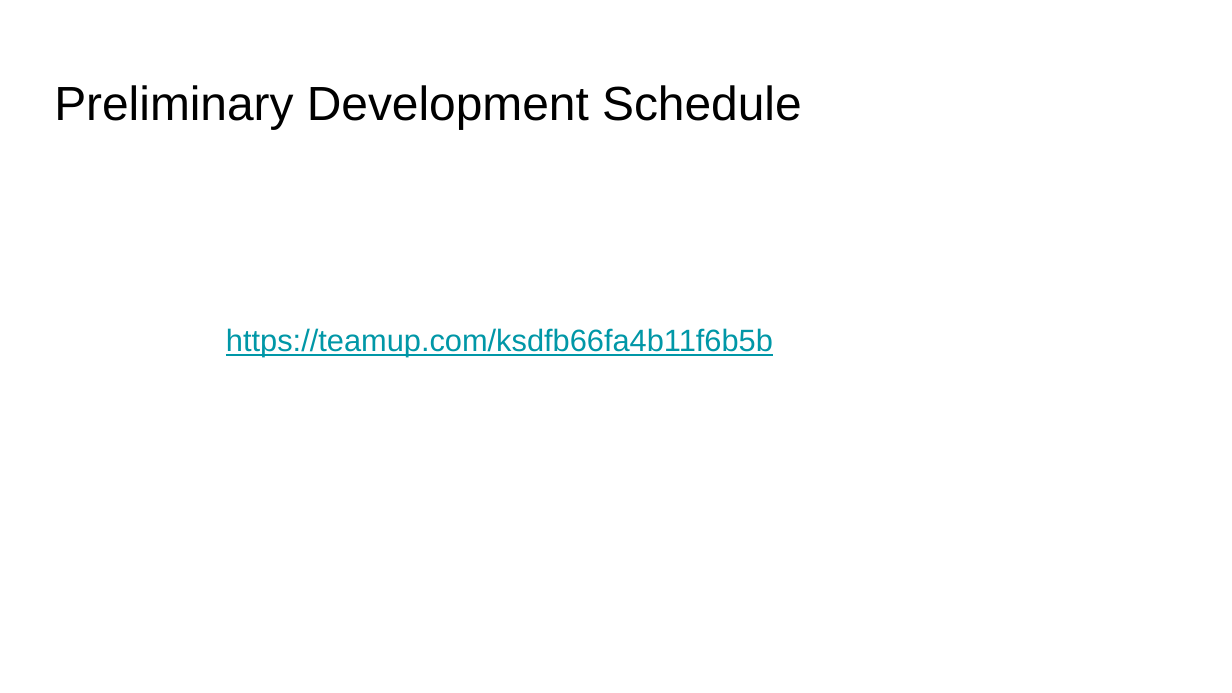
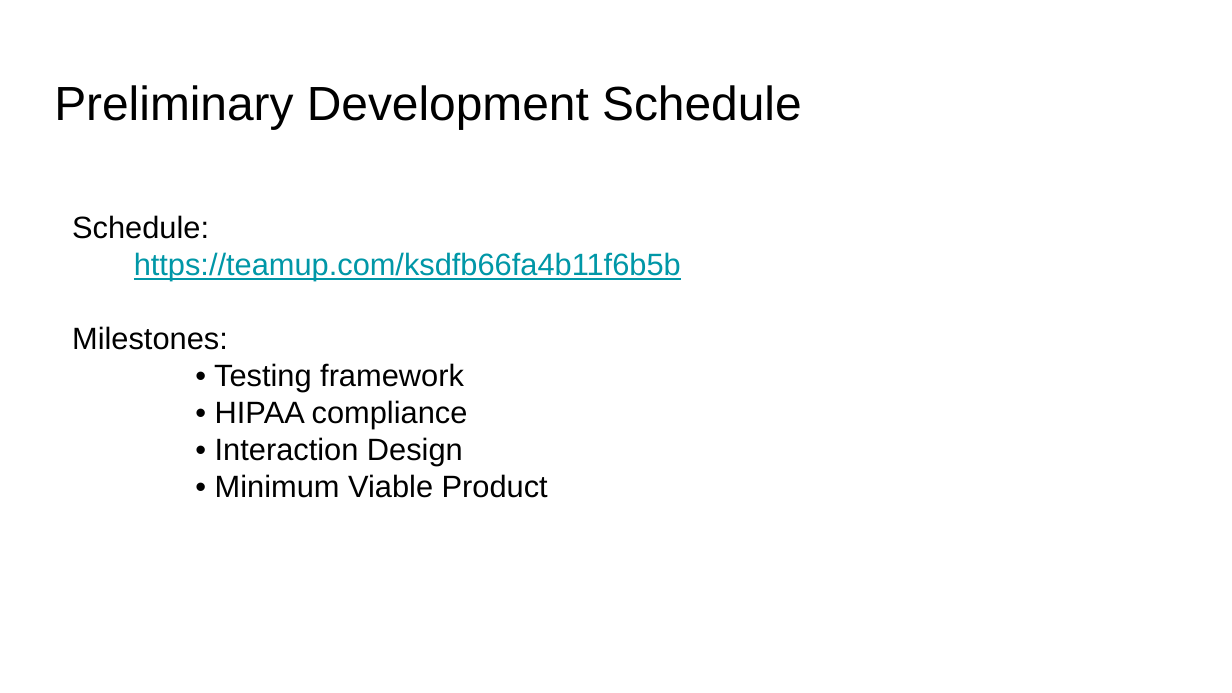
Before and after one commit to SirSeim/SPFY, a slide deck: slide 5 of docs/presentations/402_Proposal.pptx. Drawn at 1232x693 pixels with LibreOffice and Linux fonts; fonts in the diff are those of the drawing. Boxes give left, top, right and bottom in pixels: in the first picture for what was removed or moved away, otherwise in the second. Text is boxed around its words. In the diff, an @@ line names an element or a change of style, - is before the commit and + after.

Commit message:
added milestones

```diff
--- a/docs/presentations/402_Proposal.pptx
+++ b/docs/presentations/402_Proposal.pptx
@@ text "Schedule:": place and size @@
-text "Schedule:" at (226, 328, 773, 357)
+text "Schedule:" at (72, 215, 681, 498)
@@ text at (72, 215, 209, 239): paragraph added @@
+Schedule:
@@ text at (134, 252, 681, 281): indent changed; line spacing 1.15 to 1; less space between paragraphs @@
@@ text at (72, 326, 548, 498): paragraphs added @@
+Milestones:
+• Testing framework
+• HIPAA compliance
+• Interaction Design
+• Minimum Viable Product
```
